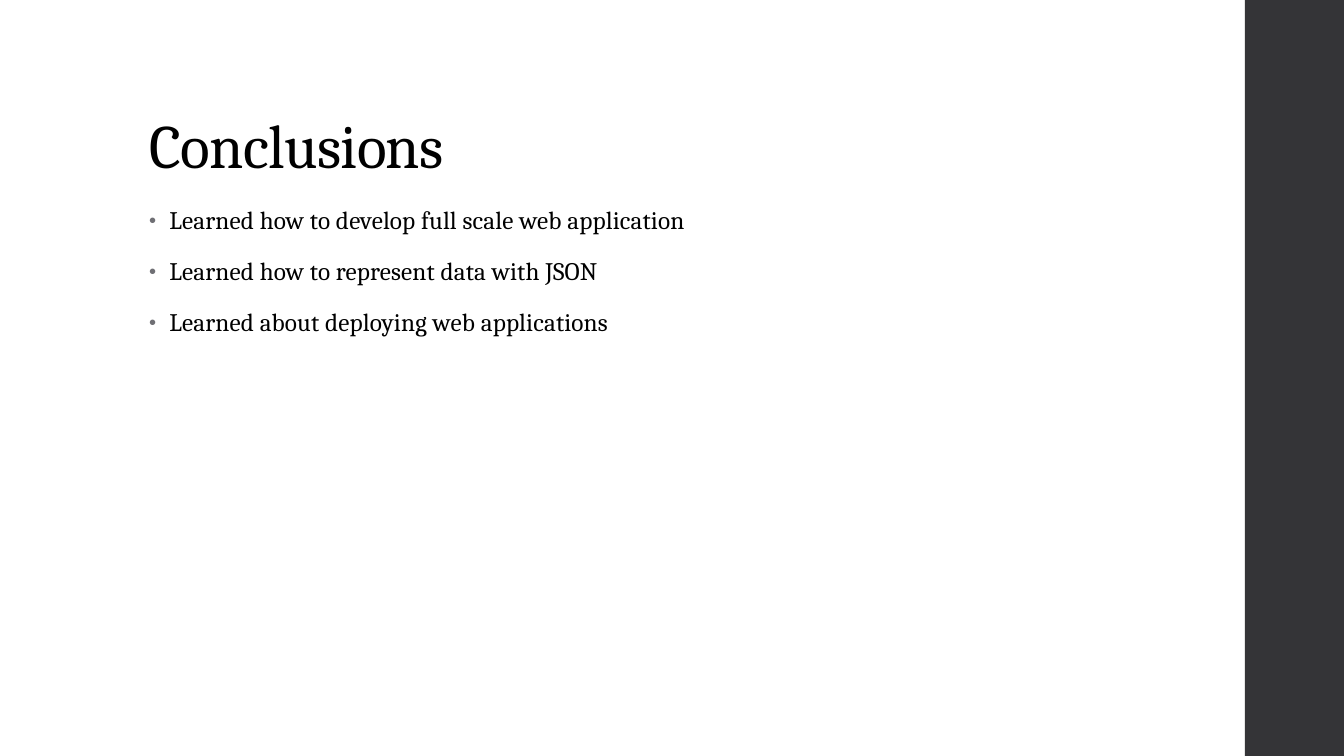
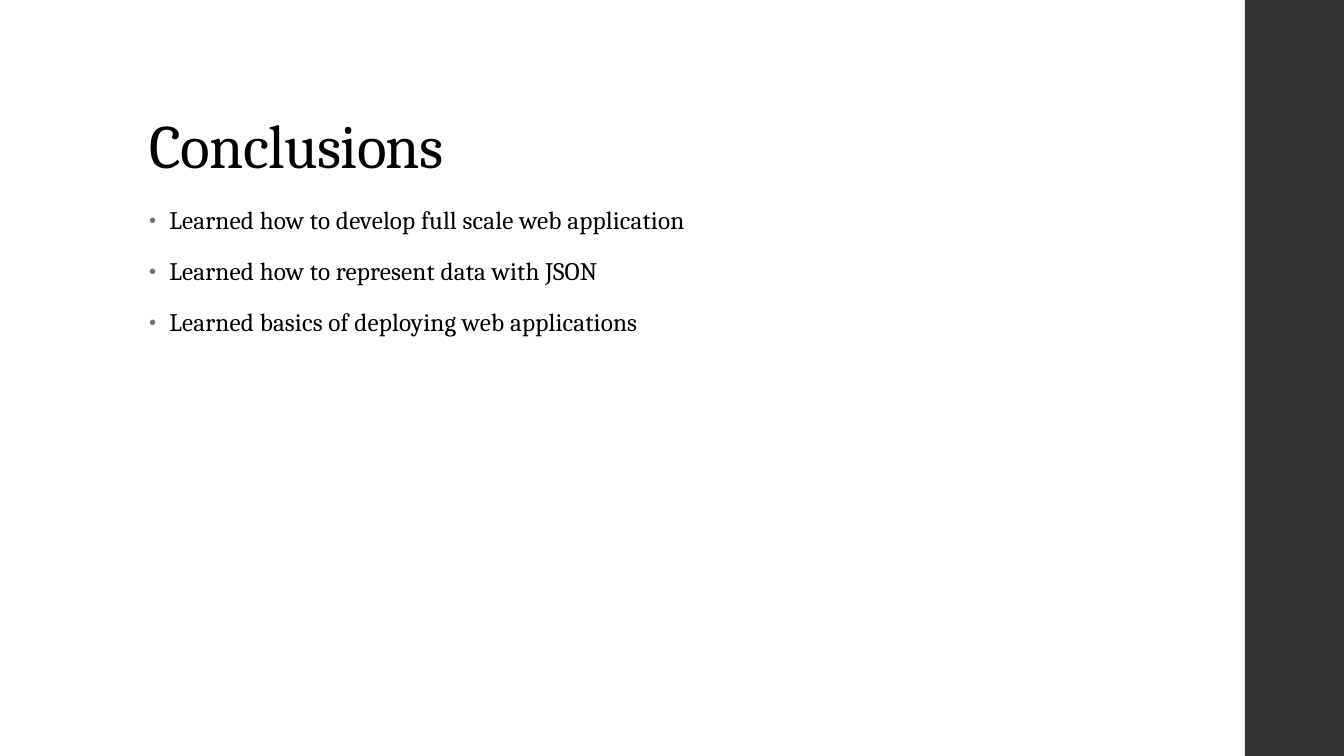
Before and after one commit to ord4/isp-term-project, a slide deck: slide 5 of docs/MyLine.ppt.pptx. Drawn at 1344x756 pixels with LibreOffice and Linux fonts; fonts in the diff are those of the drawing. Boxes give left, top, right and bottom in pixels: in the first picture for what was removed or moved away, otherwise in the second. Text is boxed around its words. In the diff, an @@ line names an element or a change of style, - is before the commit and + after.

```diff
--- a/docs/MyLine.ppt.pptx
+++ b/docs/MyLine.ppt.pptx
@@ text at (169, 313, 637, 337): text changed @@
-• Learned about deploying web applications
+• Learned basics of deploying web applications
```
Also in this commit, not shown: 1 other slide changed.
